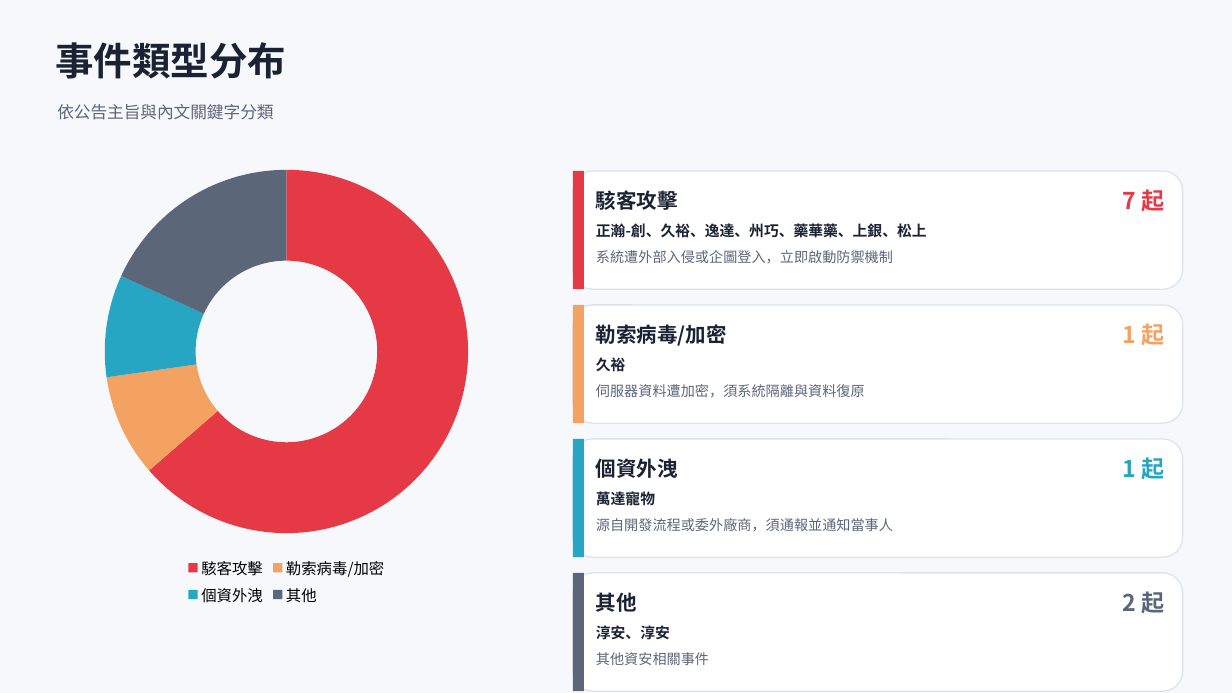
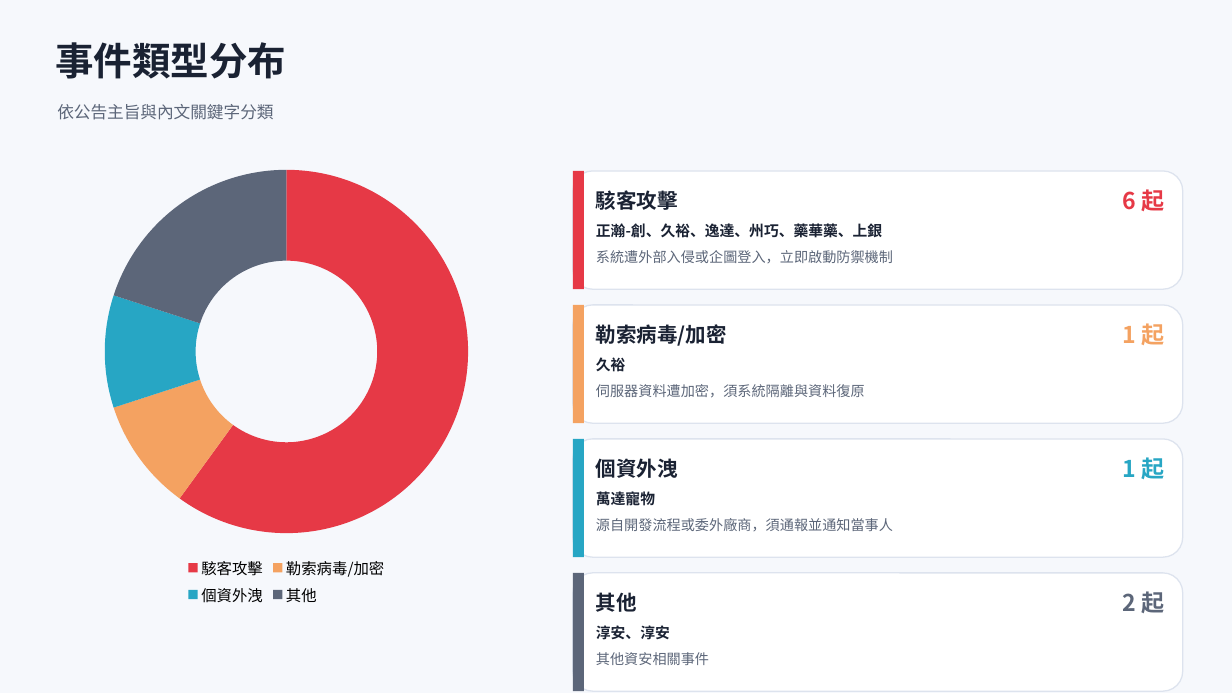
Before and after one commit to Johnnylin77/mops-isec-monitor, a slide deck: slide 3 of 資安事件因應分析.pptx. Drawn at 1232x693 pixels with LibreOffice and Linux fonts; fonts in the diff are those of the drawing. Boxes give left, top, right and bottom in pixels: in the first picture for what was removed or moved away, otherwise in the second. Text is boxed around its words. In the diff, an @@ line names an element or a change of style, - is before the commit and + after.

```diff
--- a/資安事件因應分析.pptx
+++ b/資安事件因應分析.pptx
@@ doughnut chart at (46, 157, 527, 610) @@
-Series 1: 64, 9, 9, 18
+Series 1: 60, 10, 10, 20
@@ text at (1122, 189, 1164, 211): text changed @@
-7 起
+6 起
@@ text at (596, 223, 882, 238): text changed @@
-正瀚-創、久裕、逸達、州巧、藥華藥、上銀、松上
+正瀚-創、久裕、逸達、州巧、藥華藥、上銀
```
Also in this commit, not shown: 4 other slides changed, 2 other files.
